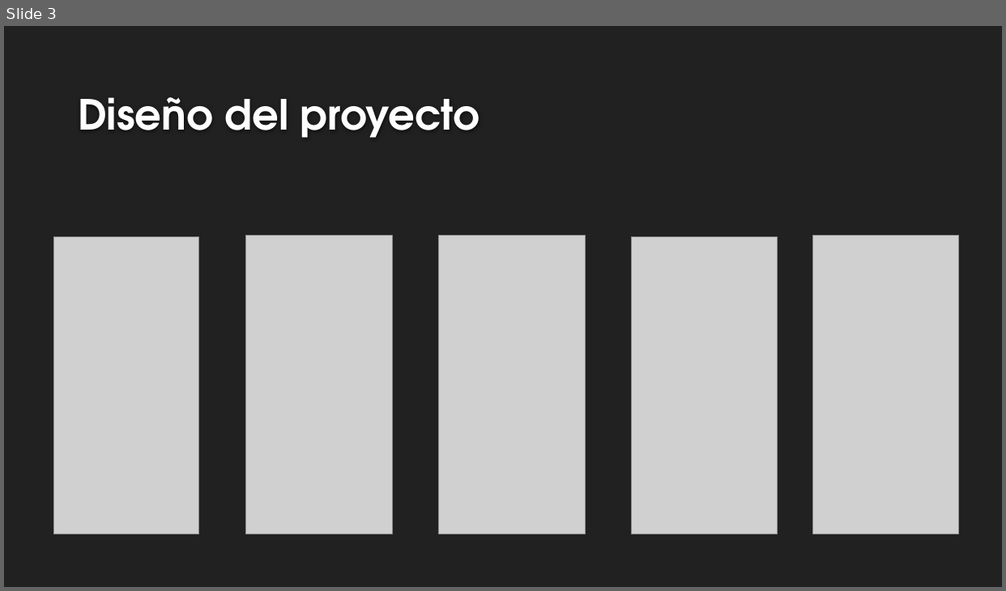
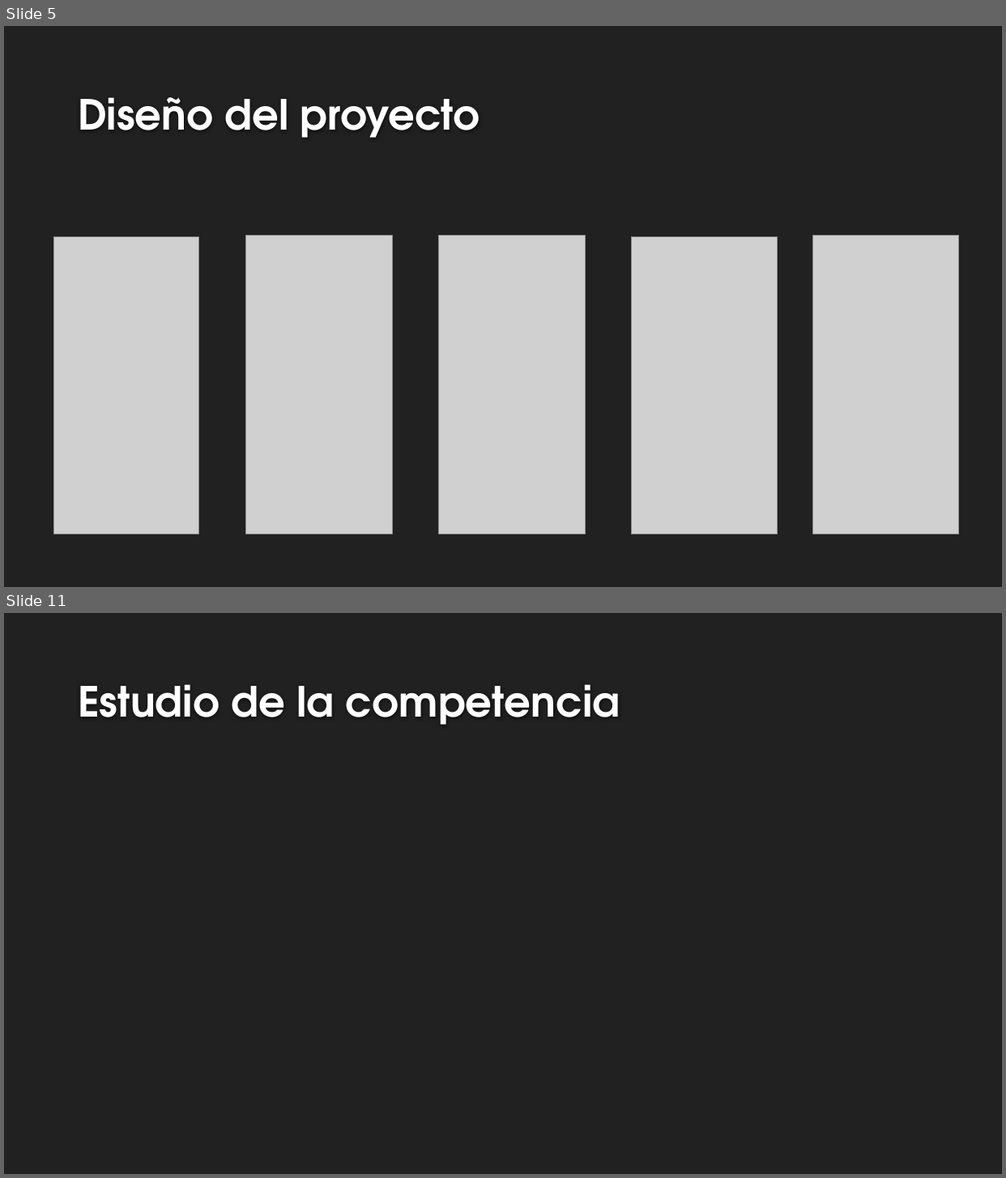
Before and after one commit to ABPMultimediaUA/SchoolApp, a slide deck: Desarrollo/SDM/MemoriaABP 16Ene/PresentaciónSDM.pptx. Shown one above the other, each under a label of ours: slide 3 before the commit, slides 5 and 11 after it; the slides between them are not shown. The pictures are 1006x591 and 1006x1178 pixels, drawn with LibreOffice and Linux fonts; fonts in the diff are those of the drawing; grey boxes stand for pictures; background and template pictures are left out. Boxes give left, top, right and bottom in pixels: in the first picture for what was removed or moved away, otherwise in the second. Text is boxed around its words. In the diff, an @@ line names an element or a change of style, - is before the commit and + after.

```diff
--- a/Desarrollo/SDM/MemoriaABP 16Ene/PresentaciónSDM.pptx
+++ b/Desarrollo/SDM/MemoriaABP 16Ene/PresentaciónSDM.pptx
@@ slide 11 added at bbox=[4, 613, 1002, 1174], background #212121 @@
@@ title added at bbox=[78, 684, 620, 725], 40 pt, text #FEFEFE, bold @@
+Estudio de la competencia
@@ what was slide 3 is now slide 5 @@
```
Also in this commit, not shown: 4 slides changed, 8 other slides added, 2 slides removed, 1 other file.
